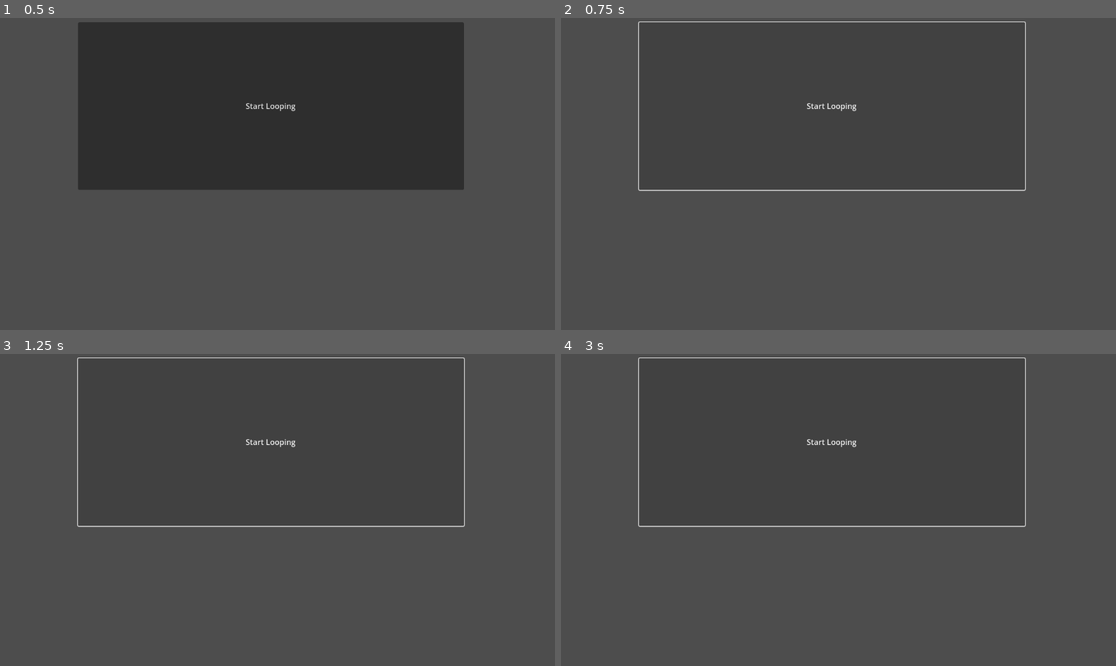
Above: before the commit, frames 1-4 (two rows, left to right).
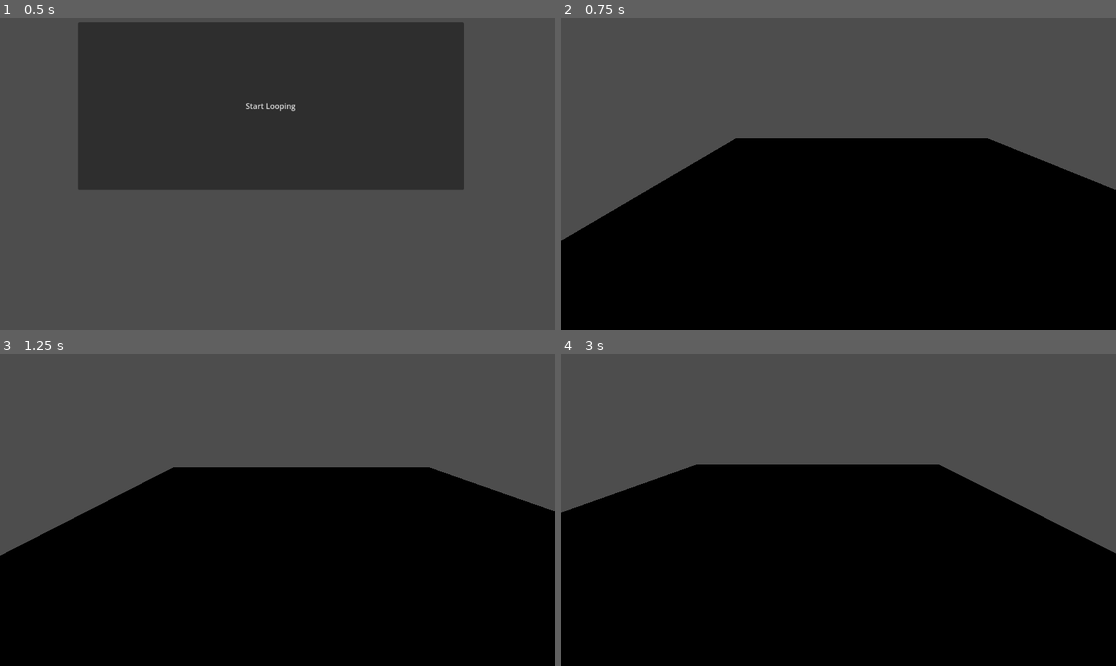
Above: after the commit, the same moments.

Repository: AlexTheAccount/Loop
Game: Godot game, scene res://PackedScenes/Main Menu.tscn
The game is run twice, just before and just after one commit, with the same random seed, the same clock (stepped at 60 frames per second) and the same inputs. Before the commit the project starts from res://Scripts/Main Menu.tscn.
Inputs (mouse positions are in pixels of both pictures, inside the frame that each line leads up to):
- Up to frame 1 (0.5 s): no input
- Up to frame 2 (0.75 s): click "Start Looping" at 0.5 s
- Up to frame 3 (1.25 s): no input
- Up to frame 4 (3 s): click (832, 441) at 1.25 s, where only the run before the commit has a clickable "Start Looping"; tap Enter (ui_accept) at 2, 2.27 s; hold Right (ui_right) 2.03-2.78 s; hold Down (ui_down) from 2.78 s (still down)

Frame 1 is identical in both runs. In frame 2, 55% of the frame differs, in the area x 0-100%, y 1-100%; in frame 3, 58%; in frame 4, 59%.

Commit message:
basic movement controls added

Diff:
--- /dev/null
+++ b/Materials/Grey.tres
@@ -0,0 +1,4 @@
+[gd_resource type="StandardMaterial3D" format=3 uid="uid://don77aibrilpa"]
+
+[resource]
+albedo_color = Color(0.389287, 0.389287, 0.389287, 1)
--- /dev/null
+++ b/PackedScenes/Level.tscn
@@ -0,0 +1,23 @@
+[gd_scene load_steps=5 format=3 uid="uid://d1kdwsejf8x15"]
+
+[ext_resource type="Material" uid="uid://don77aibrilpa" path="res://Materials/Grey.tres" id="1_3sot4"]
+[ext_resource type="PackedScene" uid="uid://ntp657mu5don" path="res://PackedScenes/Player.tscn" id="2_weqj7"]
+
+[sub_resource type="BoxMesh" id="BoxMesh_fa1m1"]
+material = ExtResource("1_3sot4")
+
+[sub_resource type="BoxShape3D" id="BoxShape3D_weqj7"]
+
+[node name="Level" type="Node3D"]
+
+[node name="MeshInstance3D" type="MeshInstance3D" parent="."]
+transform = Transform3D(21.0465, 0, 0, 0, 2.26957, 0, 0, 0, 18.9296, 0, -1.32395, 0)
+mesh = SubResource("BoxMesh_fa1m1")
+
+[node name="StaticBody3D" type="StaticBody3D" parent="MeshInstance3D"]
+
+[node name="CollisionShape3D" type="CollisionShape3D" parent="MeshInstance3D/StaticBody3D"]
+shape = SubResource("BoxShape3D_weqj7")
+
+[node name="Player" parent="." instance=ExtResource("2_weqj7")]
+transform = Transform3D(1, 0, 0, 0, 1, 0, 0, 0, 1, -1.94901, 1.05154, 3.19828)
--- a/Scripts/Main Menu.tscn
+++ b/PackedScenes/Main Menu.tscn
@@ -1,4 +1,6 @@
-[gd_scene format=3 uid="uid://bbhj3h2yk0661"]
+[gd_scene load_steps=2 format=3 uid="uid://bbhj3h2yk0661"]
+
+[ext_resource type="Script" uid="uid://bxk7a77858odt" path="res://Scripts/MMControl.gd" id="1_cfhl4"]
 
 [node name="Main Menu" type="Control"]
 layout_mode = 3
@@ -7,6 +9,7 @@
 anchor_bottom = 1.0
 grow_horizontal = 2
 grow_vertical = 2
+script = ExtResource("1_cfhl4")
 
 [node name="Start" type="Button" parent="."]
 layout_mode = 0
@@ -16,3 +19,5 @@
 offset_bottom = 357.0
 text = "Start Looping
 "
+
+[connection signal="pressed" from="Start" to="." method="_on_start_pressed"]
--- a/Scripts/Player.tscn
+++ b/PackedScenes/Player.tscn
@@ -1,6 +1,6 @@
 [gd_scene load_steps=4 format=3 uid="uid://ntp657mu5don"]
 
-[ext_resource type="Script" uid="uid://bylp4cxnnl3xt" path="res://PlayerBody.gd" id="1_x601d"]
+[ext_resource type="Script" uid="uid://bylp4cxnnl3xt" path="res://Scripts/PlayerBody.gd" id="1_m6ro6"]
 
 [sub_resource type="BoxShape3D" id="BoxShape3D_0rwas"]
 
@@ -9,7 +9,7 @@
 [node name="Player" type="Node3D"]
 
 [node name="CharacterBody3D" type="CharacterBody3D" parent="."]
-script = ExtResource("1_x601d")
+script = ExtResource("1_m6ro6")
 
 [node name="CollisionShape3D" type="CollisionShape3D" parent="CharacterBody3D"]
 shape = SubResource("BoxShape3D_0rwas")
@@ -17,3 +17,6 @@
 [node name="MeshInstance3D" type="MeshInstance3D" parent="CharacterBody3D/CollisionShape3D"]
 mesh = SubResource("BoxMesh_0rwas")
 skeleton = NodePath("../..")
+
+[node name="Camera3D" type="Camera3D" parent="CharacterBody3D"]
+transform = Transform3D(1, 0, 0, 0, 0.904455, 0.426569, 0, -0.426569, 0.904455, 0, 3.45644, 4.03885)
--- a/Scripts/Level.tscn
+++ /dev/null
@@ -1,3 +0,0 @@
-[gd_scene format=3 uid="uid://d1kdwsejf8x15"]
-
-[node name="Node3D" type="Node3D"]
--- /dev/null
+++ b/Scripts/MMControl.gd
@@ -0,0 +1,21 @@
+extends Control
+
+var levelLoad = load("res://PackedScenes/Level.tscn")
+
+var startNode
+
+# Called when the node enters the scene tree for the first time.
+func _ready() -> void:
+	startNode = get_node("Start");
+	pass # Replace with function body.
+
+
+# Called every frame. 'delta' is the elapsed time since the previous frame.
+func _process(delta: float) -> void:
+	pass
+
+func _on_start_pressed() -> void:
+	startNode.visible = false;
+	var addedLevel = levelLoad.instantiate()
+	add_child(addedLevel)
+	pass # Replace with function body.
--- a/project.godot
+++ b/project.godot
@@ -14,3 +14,38 @@
 run/main_scene="uid://bbhj3h2yk0661"
 config/features=PackedStringArray("4.4", "Forward Plus")
 config/icon="res://icon.svg"
+
+[input]
+
+ui_left={
+"deadzone": 0.5,
+"events": [Object(InputEventKey,"resource_local_to_scene":false,"resource_name":"","device":0,"window_id":0,"alt_pressed":false,"shift_pressed":false,"ctrl_pressed":false,"meta_pressed":false,"pressed":false,"keycode":4194319,"physical_keycode":0,"key_label":0,"unicode":0,"location":0,"echo":false,"script":null)
+, Object(InputEventJoypadButton,"resource_local_to_scene":false,"resource_name":"","device":0,"button_index":13,"pressure":0.0,"pressed":false,"script":null)
+, Object(InputEventJoypadMotion,"resource_local_to_scene":false,"resource_name":"","device":0,"axis":0,"axis_value":-1.0,"script":null)
+, Object(InputEventKey,"resource_local_to_scene":false,"resource_name":"","device":-1,"window_id":0,"alt_pressed":false,"shift_pressed":false,"ctrl_pressed":false,"meta_pressed":false,"pressed":false,"keycode":0,"physical_keycode":65,"key_label":0,"unicode":97,"location":0,"echo":false,"script":null)
+]
+}
+ui_right={
+"deadzone": 0.5,
+"events": [Object(InputEventKey,"resource_local_to_scene":false,"resource_name":"","device":0,"window_id":0,"alt_pressed":false,"shift_pressed":false,"ctrl_pressed":false,"meta_pressed":false,"pressed":false,"keycode":4194321,"physical_keycode":0,"key_label":0,"unicode":0,"location":0,"echo":false,"script":null)
+, Object(InputEventJoypadButton,"resource_local_to_scene":false,"resource_name":"","device":0,"button_index":14,"pressure":0.0,"pressed":false,"script":null)
+, Object(InputEventJoypadMotion,"resource_local_to_scene":false,"resource_name":"","device":0,"axis":0,"axis_value":1.0,"script":null)
+, Object(InputEventKey,"resource_local_to_scene":false,"resource_name":"","device":-1,"window_id":0,"alt_pressed":false,"shift_pressed":false,"ctrl_pressed":false,"meta_pressed":false,"pressed":false,"keycode":0,"physical_keycode":68,"key_label":0,"unicode":100,"location":0,"echo":false,"script":null)
+]
+}
+ui_up={
+"deadzone": 0.5,
+"events": [Object(InputEventKey,"resource_local_to_scene":false,"resource_name":"","device":0,"window_id":0,"alt_pressed":false,"shift_pressed":false,"ctrl_pressed":false,"meta_pressed":false,"pressed":false,"keycode":4194320,"physical_keycode":0,"key_label":0,"unicode":0,"location":0,"echo":false,"script":null)
+, Object(InputEventJoypadButton,"resource_local_to_scene":false,"resource_name":"","device":0,"button_index":11,"pressure":0.0,"pressed":false,"script":null)
+, Object(InputEventJoypadMotion,"resource_local_to_scene":false,"resource_name":"","device":0,"axis":1,"axis_value":-1.0,"script":null)
+, Object(InputEventKey,"resource_local_to_scene":false,"resource_name":"","device":-1,"window_id":0,"alt_pressed":false,"shift_pressed":false,"ctrl_pressed":false,"meta_pressed":false,"pressed":false,"keycode":0,"physical_keycode":87,"key_label":0,"unicode":119,"location":0,"echo":false,"script":null)
+]
+}
+ui_down={
+"deadzone": 0.5,
+"events": [Object(InputEventKey,"resource_local_to_scene":false,"resource_name":"","device":0,"window_id":0,"alt_pressed":false,"shift_pressed":false,"ctrl_pressed":false,"meta_pressed":false,"pressed":false,"keycode":4194322,"physical_keycode":0,"key_label":0,"unicode":0,"location":0,"echo":false,"script":null)
+, Object(InputEventJoypadButton,"resource_local_to_scene":false,"resource_name":"","device":0,"button_index":12,"pressure":0.0,"pressed":false,"script":null)
+, Object(InputEventJoypadMotion,"resource_local_to_scene":false,"resource_name":"","device":0,"axis":1,"axis_value":1.0,"script":null)
+, Object(InputEventKey,"resource_local_to_scene":false,"resource_name":"","device":-1,"window_id":0,"alt_pressed":false,"shift_pressed":false,"ctrl_pressed":false,"meta_pressed":false,"pressed":false,"keycode":0,"physical_keycode":83,"key_label":0,"unicode":115,"location":0,"echo":false,"script":null)
+]
+}
Not shown, added: Scripts/MMControl.gd.uid
Renamed: PlayerBody.gd -> Scripts/PlayerBody.gd
Renamed: PlayerBody.gd.uid -> Scripts/PlayerBody.gd.uid
